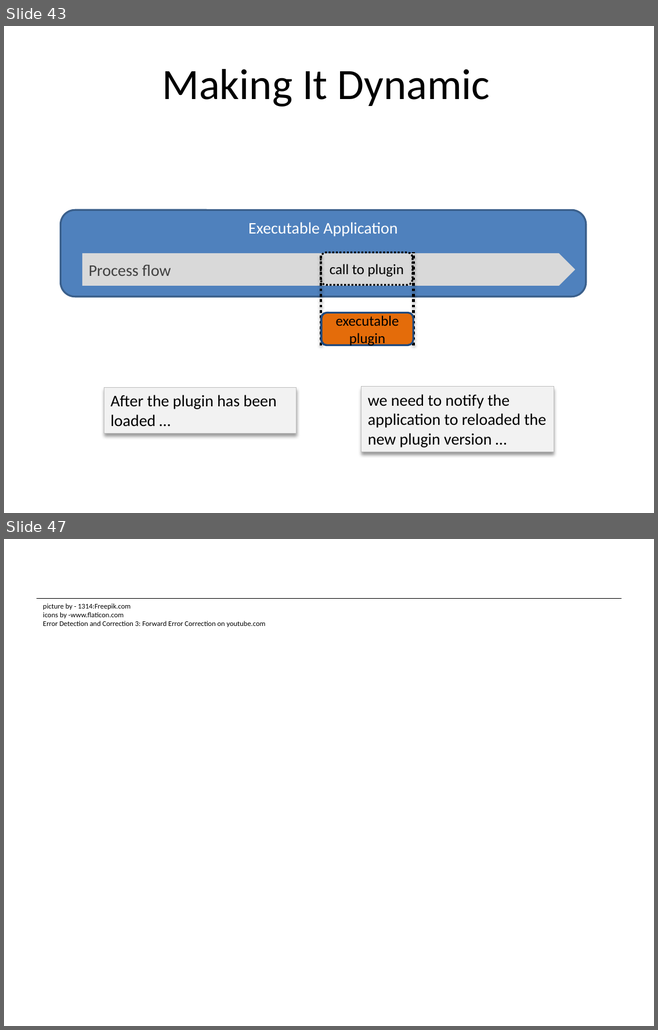
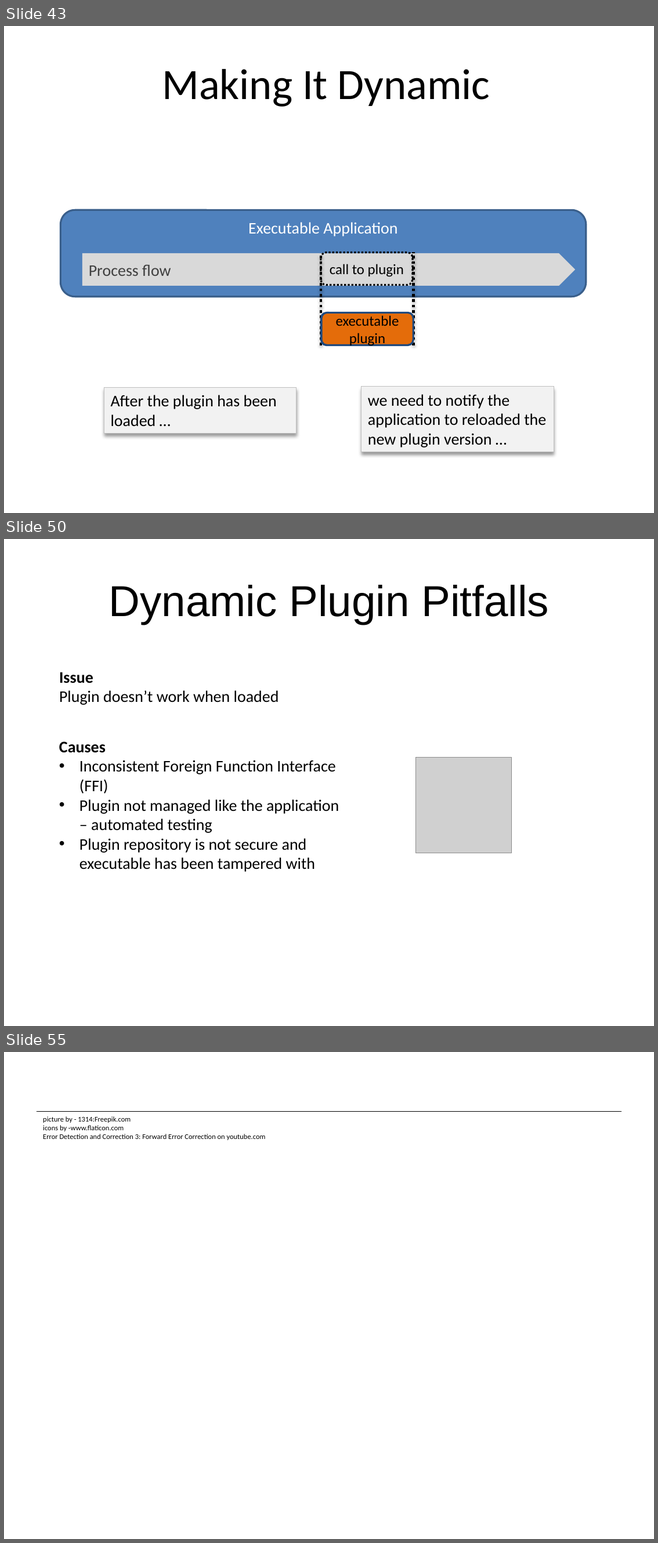
Before and after one commit to dsietz/datadot, a slide deck: Building Clustered Applications in a Distributed Architecture.pptx. Shown one above the other, each under a label of ours: slides 43 and 47 before the commit, slides 43, 50 and 55 after it; the slides between them are not shown. The pictures are 658x1030 and 658x1543 pixels, drawn with LibreOffice and Linux fonts; fonts in the diff are those of the drawing; grey boxes stand for pictures. Boxes give left, top, right and bottom in pixels: in the first picture for what was removed or moved away, otherwise in the second. Text is boxed around its words. In the diff, an @@ line names an element or a change of style, - is before the commit and + after.

```diff
--- a/Building Clustered Applications in a Distributed Architecture.pptx
+++ b/Building Clustered Applications in a Distributed Architecture.pptx
@@ slide 50 added at box(4, 539, 654, 1026), background #FFFFFF @@
@@ title added at box(108, 585, 549, 624), 48 pt, text #000000 @@
+Dynamic Plugin Pitfalls
@@ text added at box(59, 672, 279, 705), 18 pt, text #000000 @@
+Issue
+Plugin doesn’t work when loaded
@@ text added at box(59, 741, 339, 872), 18 pt, text #000000 @@
+Causes
+• Inconsistent Foreign Function Interface (FFI)
+• Plugin not managed like the application – automated testing
+• Plugin repository is not secure and executable has been tampered with
@@ picture added at box(415, 757, 511, 853) @@
@@ what was slide 47 is now slide 55 @@
```
Also in this commit, not shown: 8 slides changed, 9 other slides added, 2 slides removed.
